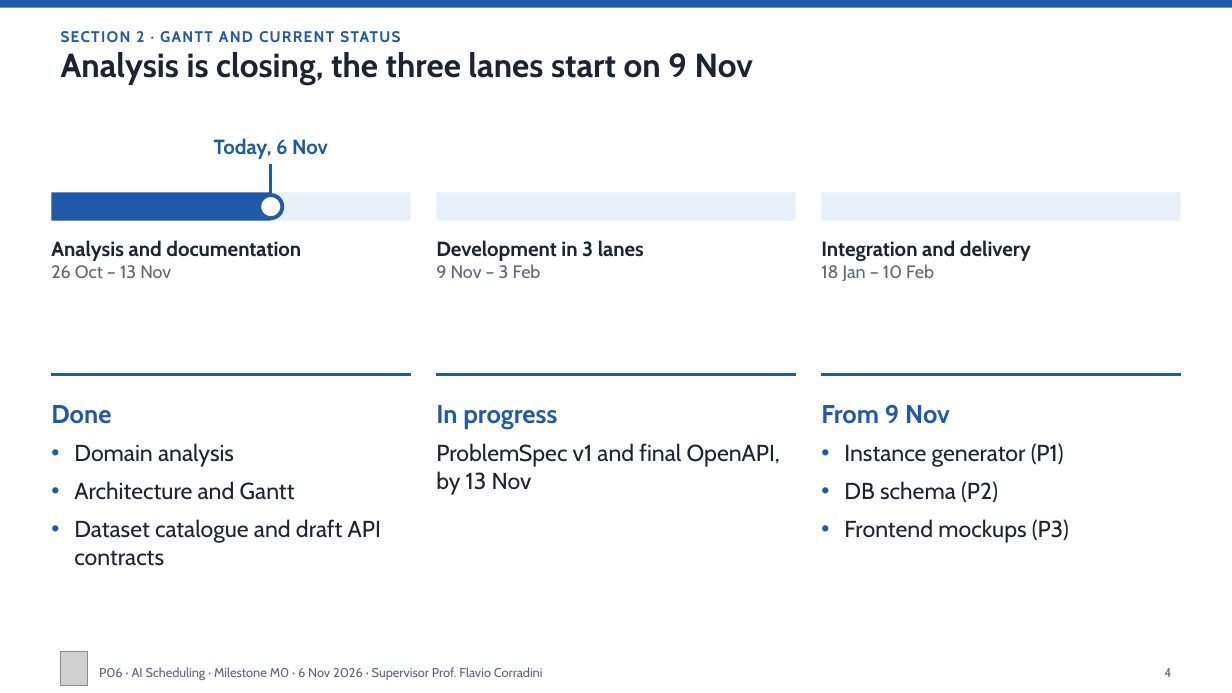
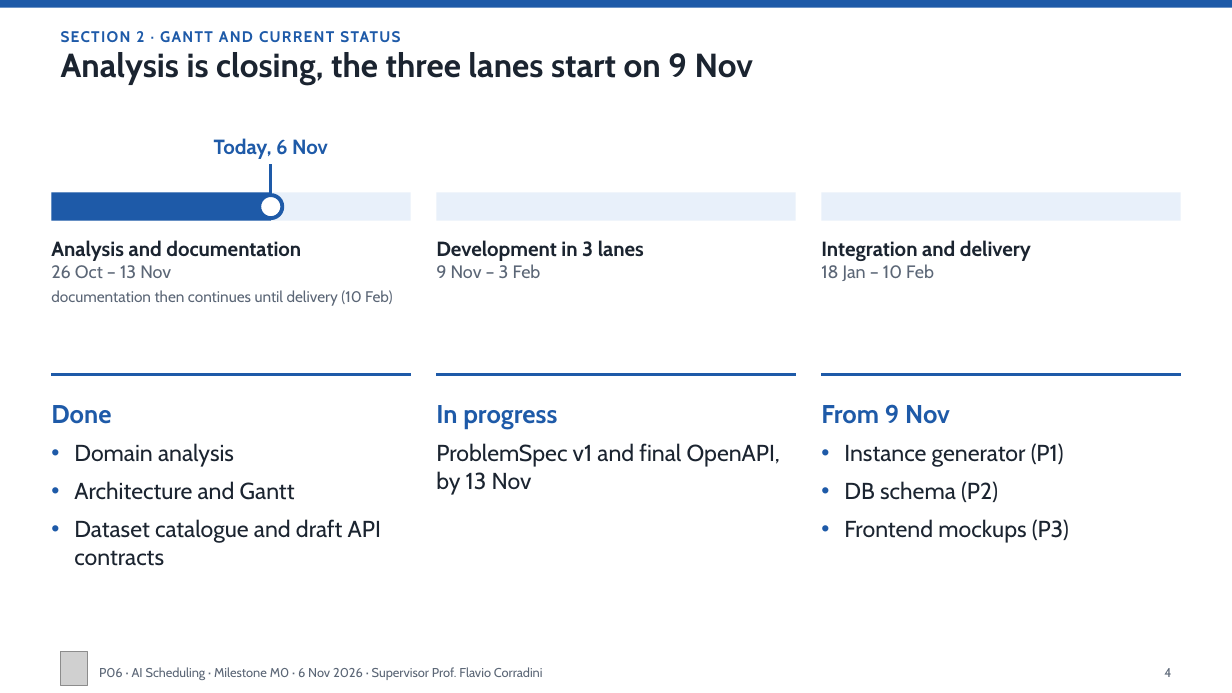
Before and after one commit to Pieruc/Scheduling, a slide deck: slide 4 of Presentazione/P06-6Nov-v1.pptx. Drawn at 1232x693 pixels with LibreOffice and Linux fonts; fonts in the diff are those of the drawing; grey boxes stand for pictures. Boxes give left, top, right and bottom in pixels: in the first picture for what was removed or moved away, otherwise in the second. Text is boxed around its words. In the diff, an @@ line names an element or a change of style, - is before the commit and + after.

```diff
--- a/Presentazione/P06-6Nov-v1.pptx
+++ b/Presentazione/P06-6Nov-v1.pptx
@@ text at (51, 290, 392, 306): paragraph added @@
+documentation then continues until delivery (10 Feb)
```
Also in this commit, not shown: 8 other slides changed, 1 slide added, 1 other file.
